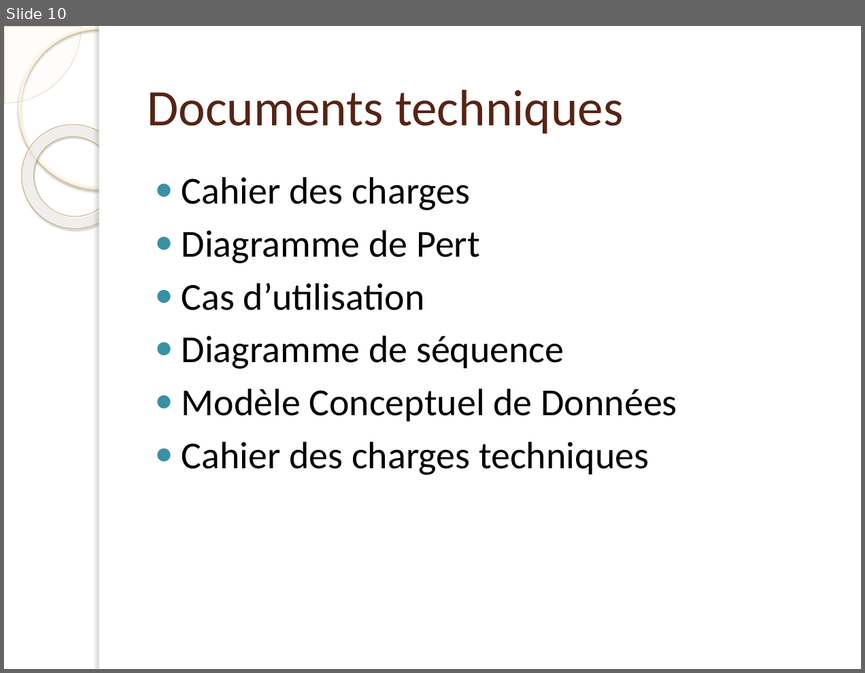
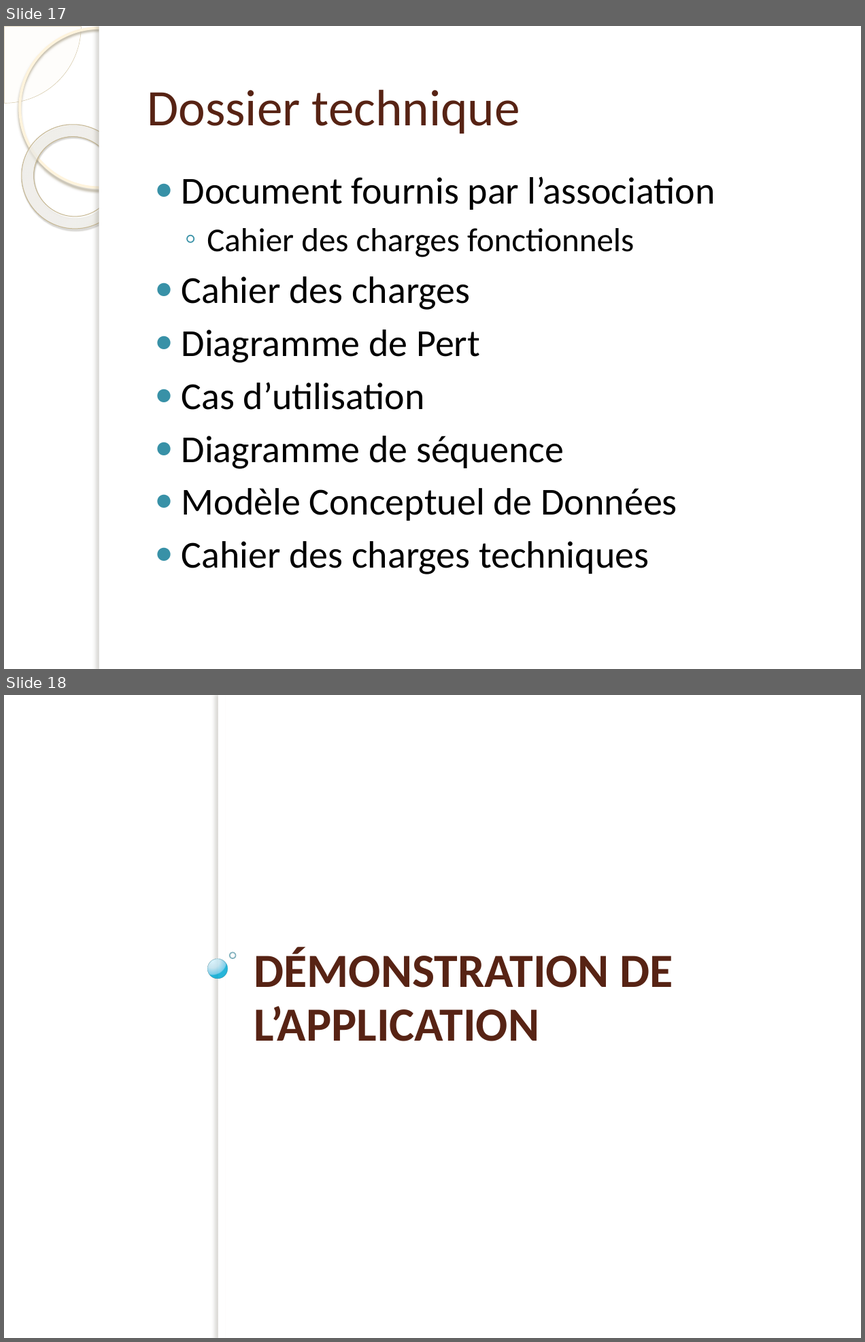
Before and after one commit to Jonathan7295/ProjetGrandPlan, a slide deck: Présenation/Presentation.pptx. Shown one above the other, each under a label of ours: slide 10 before the commit, slides 17 and 18 after it. The pictures are 865x673 and 865x1342 pixels, drawn with LibreOffice and Linux fonts; fonts in the diff are those of the drawing; background and template pictures are left out. Boxes give left, top, right and bottom in pixels: in the first picture for what was removed or moved away, otherwise in the second. Text is boxed around its words. In the diff, an @@ line names an element or a change of style, - is before the commit and + after.

```diff
--- a/Présenation/Presentation.pptx
+++ b/Présenation/Presentation.pptx
@@ slide 18 added at [4, 695, 861, 1338], background picture (left out) @@
@@ rectangle added at [218, 695, 225, 1338], fill #FFFFFF @@
@@ ellipse added at [208, 959, 228, 979], fill gradient #DAF4FF to #C3E3F0 to #6BC7E8 to #00ABD5, outline #308EA5 0.16 pt @@
@@ ellipse added at [229, 952, 235, 958], outline #318093 1 pt @@
@@ title added at [254, 947, 673, 1041], 40 pt, text #572314, bold @@
+DÉMONSTRATION DE L’APPLICATION
@@ what was slide 10 is now slide 17 @@
@@ slide 17 changed as well @@
@@ title at [147, 89, 520, 133]: text changed @@
-Documents techniques
+Dossier technique
@@ text at [181, 176, 715, 257]: paragraphs added @@
+● Document fournis par l’association
+  ◦ Cahier des charges fonctionnels
```
Also in this commit, not shown: 6 other slides changed, 10 other slides added, 2 slides removed.
